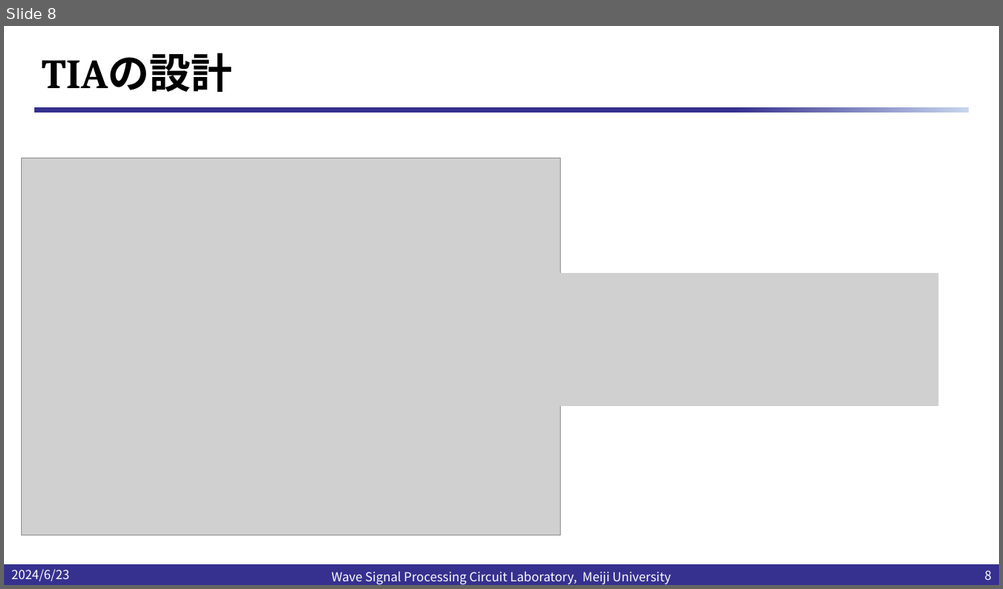
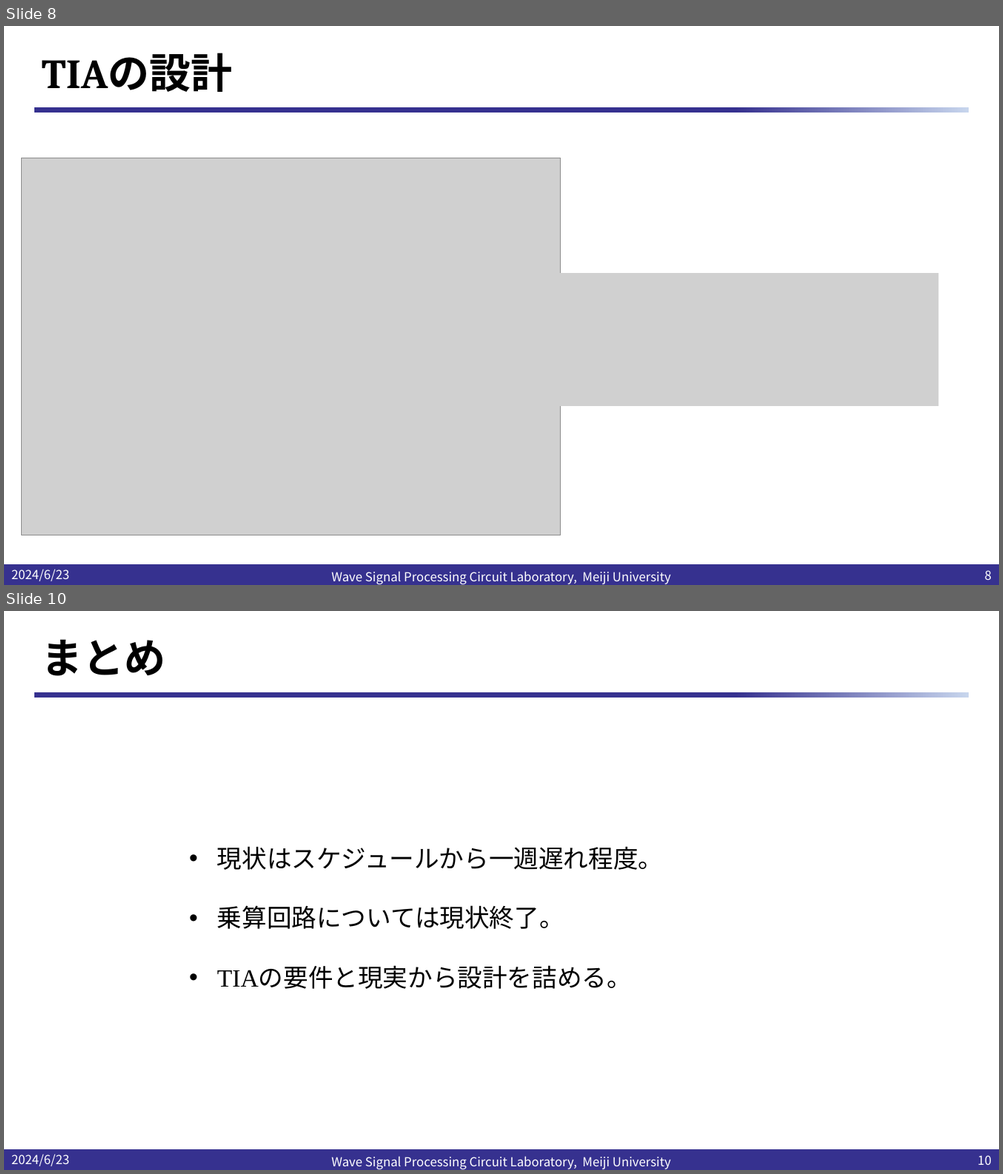
Before and after one commit to kjm-desktop10400/reserch, a slide deck: IHP_2024/明治大の現状報告20240624.pptx. Shown one above the other, each under a label of ours: slide 8 before the commit, slides 8 and 10 after it; the slides between them are not shown. The pictures are 1003x589 and 1003x1174 pixels, drawn with LibreOffice and Linux fonts; fonts in the diff are those of the drawing; grey boxes stand for pictures; background and template pictures are left out. Boxes give left, top, right and bottom in pixels: in the first picture for what was removed or moved away, otherwise in the second. Text is boxed around its words. In the diff, an @@ line names an element or a change of style, - is before the commit and + after.

```diff
--- a/IHP_2024/明治大の現状報告20240624.pptx
+++ b/IHP_2024/明治大の現状報告20240624.pptx
@@ slide 10 added at [4, 611, 999, 1170], background #FFFFFF; not listed: 2 template elements that a slide beside it also shows @@
@@ title added at [42, 639, 166, 676], 40 pt, text #000000, bold @@
+まとめ
@@ text added at [217, 846, 663, 989], 24 pt, text #000000 @@
+• 現状はスケジュールから一週遅れ程度。
+• 乗算回路については現状終了。
+• TIAの要件と現実から設計を詰める。
@@ text added at [11, 1154, 69, 1167], 12 pt, text #FFFFFF @@
+2024/6/23
@@ text added at [331, 1156, 671, 1170], 12 pt, text #FFFFFF @@
+Wave Signal Processing Circuit Laboratory, Meiji University
@@ page number added at [977, 1156, 991, 1165], 12 pt, text #FFFFFF @@
+10
```
Also in this commit, not shown: 2 slides changed, 1 other slide added, 1 other file.
